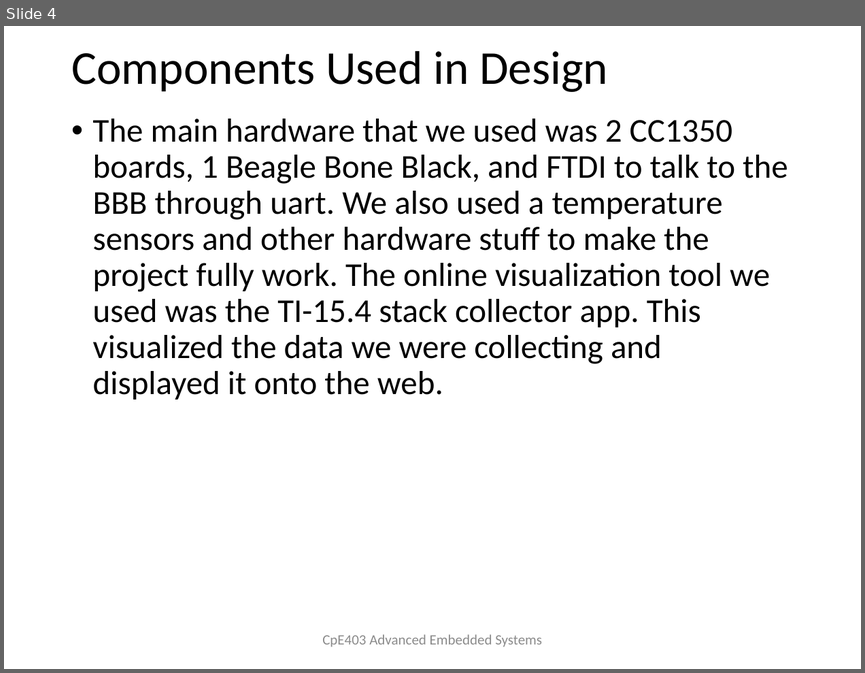
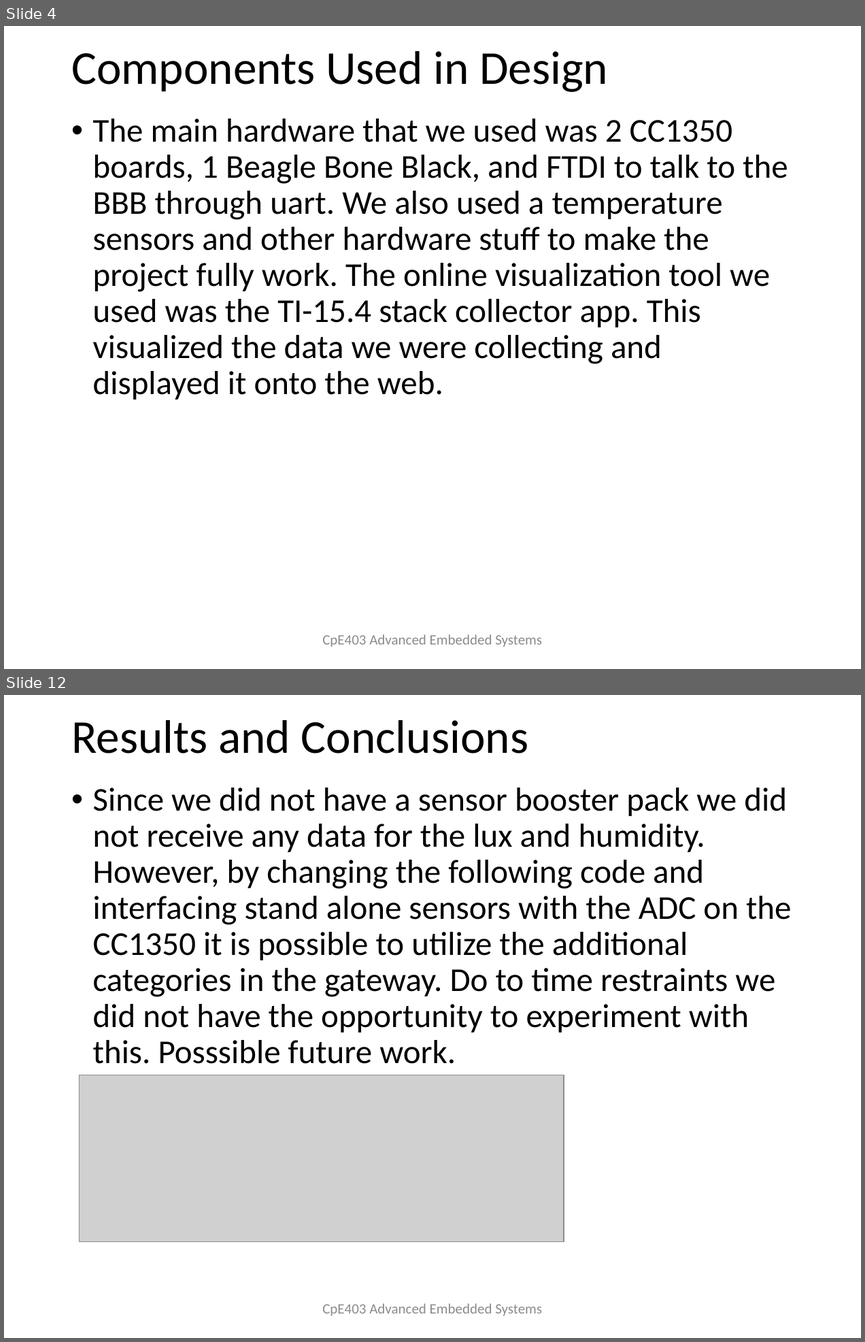
Before and after one commit to TraceStewart/epc304llaf8102vlnu, a slide deck: Final/CpE403_Project_F2018.pptx. Shown one above the other, each under a label of ours: slide 4 before the commit, slides 4 and 12 after it; the slides between them are not shown. The pictures are 865x673 and 865x1342 pixels, drawn with LibreOffice and Linux fonts; fonts in the diff are those of the drawing; grey boxes stand for pictures. Boxes give left, top, right and bottom in pixels: in the first picture for what was removed or moved away, otherwise in the second. Text is boxed around its words. In the diff, an @@ line names an element or a change of style, - is before the commit and + after.

```diff
--- a/Final/CpE403_Project_F2018.pptx
+++ b/Final/CpE403_Project_F2018.pptx
@@ slide 12 added at bbox=[4, 695, 861, 1338], background #FFFFFF @@
@@ title added at bbox=[71, 720, 528, 753], 39.6 pt, text #000000 @@
+Results and Conclusions
@@ text added at bbox=[93, 787, 791, 1064], 28 pt, text #000000 @@
+• Since we did not have a sensor booster pack we did not receive any data for the lux and humidity. However, by changing the following code and interfacing stand alone sensors with the ADC on the CC1350 it is possible to utilize the additional categories in the gateway. Do to time restraints we did not have the opportunity to experiment with this. Posssible future work.
@@ picture added at bbox=[79, 1074, 564, 1242] @@
@@ text added at bbox=[322, 1303, 542, 1316], 12 pt, text #8C8C8C @@
+CpE403 Advanced Embedded Systems
```
Also in this commit, not shown: 9 slides changed, 1 other slide added, 4 slides removed, 1 other file.
